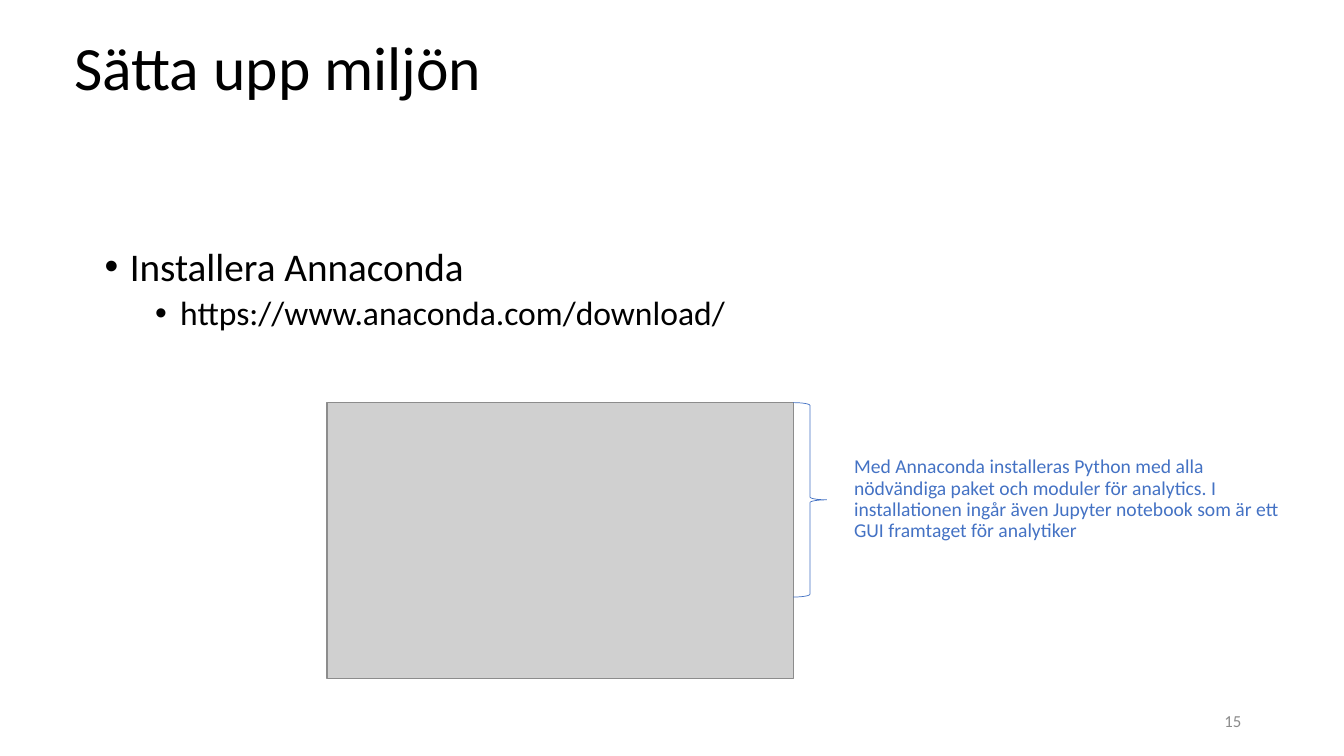
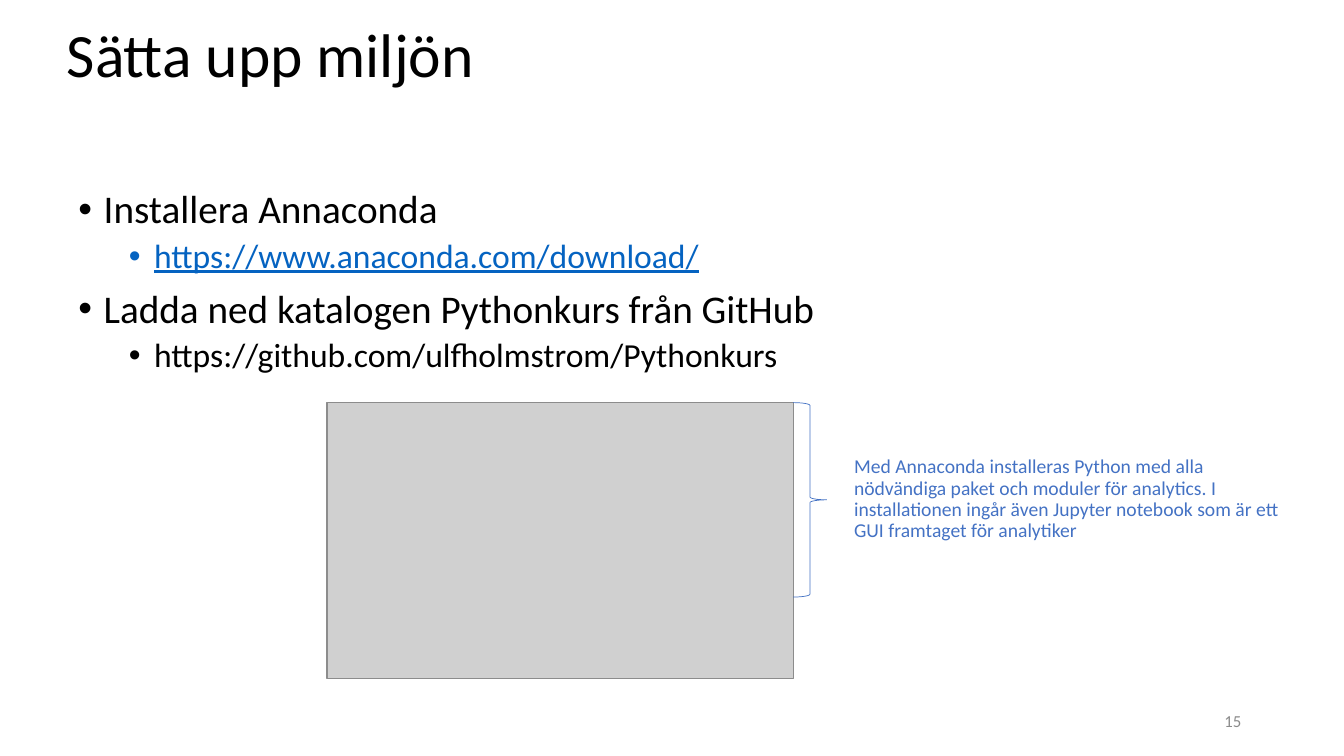
Before and after one commit to ulfholmstrom/Pythonkurs, a slide deck: slide 15 of python_course.pptx. Drawn at 1344x756 pixels with LibreOffice and Linux fonts; fonts in the diff are those of the drawing; grey boxes stand for pictures. Boxes give left, top, right and bottom in pixels: in the first picture for what was removed or moved away, otherwise in the second. Text is boxed around its words. In the diff, an @@ line names an element or a change of style, - is before the commit and + after.

Commit message:
Lagt till i Powerpoint

```diff
--- a/python_course.pptx
+++ b/python_course.pptx
@@ title "Sätta upp miljön": place and size @@
-title "Sätta upp miljön" at bbox=[74, 47, 481, 101]
+title "Sätta upp miljön" at bbox=[67, 34, 474, 88]
@@ text "Installera Annaconda": place and size @@
-text "Installera Annaconda" at bbox=[130, 253, 725, 331]
+text "Installera Annaconda" at bbox=[104, 195, 814, 373]
@@ text at bbox=[154, 244, 699, 274]: text colour #000000 to #0563C1, underline on in "https://www.anaconda.com/download/" @@
@@ text at bbox=[104, 295, 814, 373]: paragraphs added @@
+• Ladda ned katalogen Pythonkurs från GitHub
+  • https://github.com/ulfholmstrom/Pythonkurs
```
Also in this commit, not shown: 3 other files.
